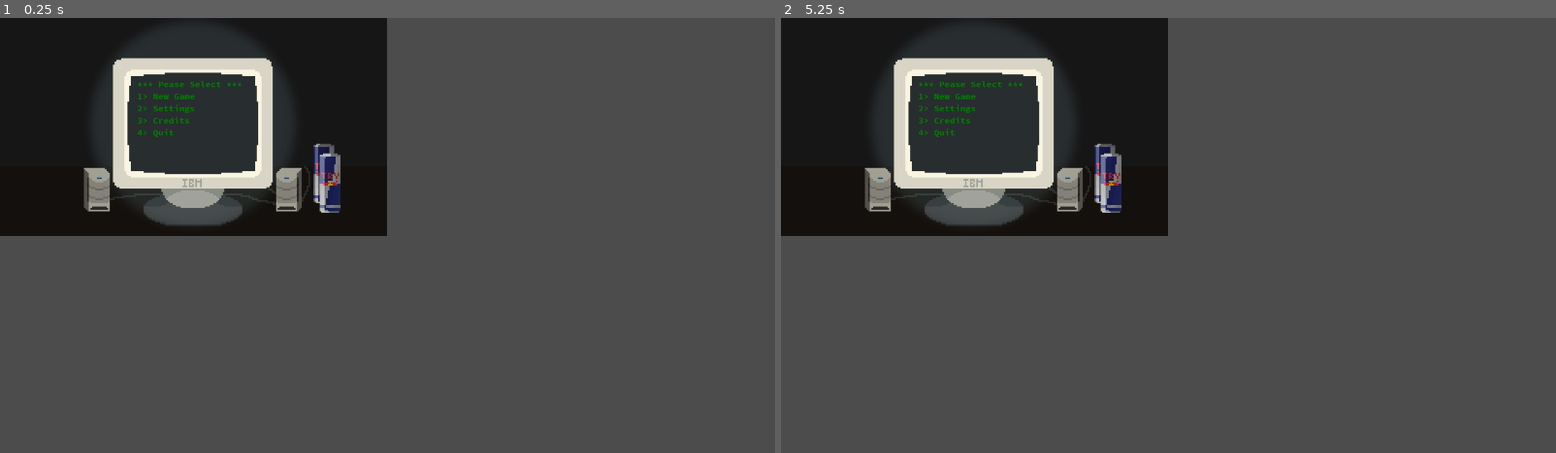
Above: before the commit, frames 1-2 (left to right).
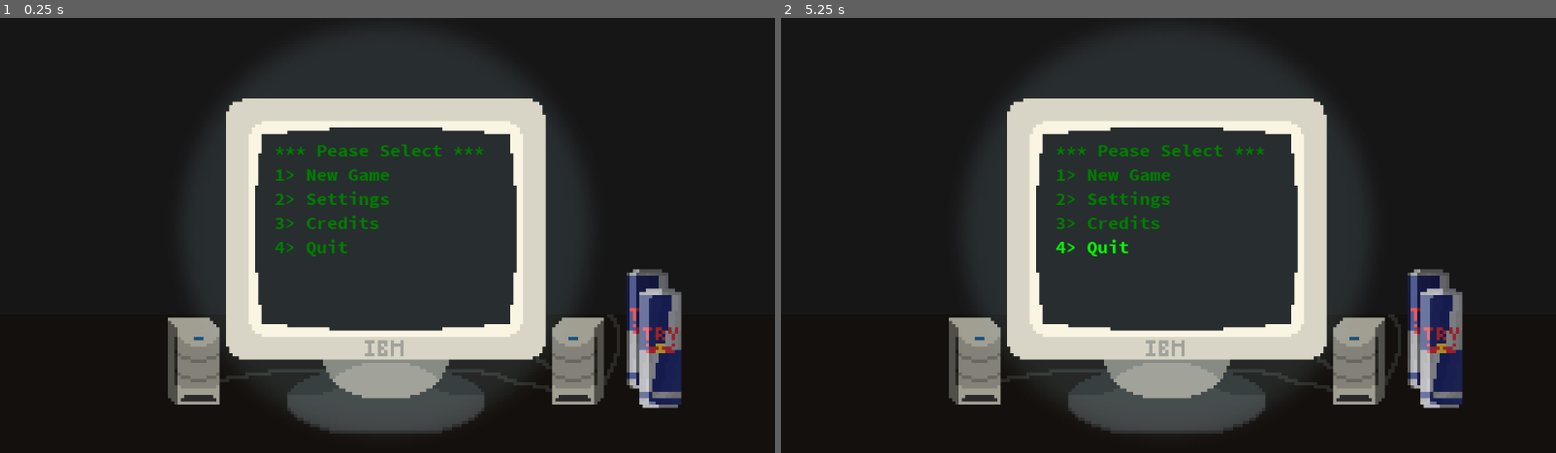
Above: after the commit, the same moments.

Repository: Redfill/LGJ2018
Game: Godot game, scene res://scenes/MainMenu.tscn
The game is run twice, just before and just after one commit, with the same random seed, the same clock (stepped at 60 frames per second) and the same inputs. Before the commit the project has no main scene; this scene is started directly in both runs.
Inputs (mouse positions are in pixels of both pictures, inside the frame that each line leads up to):
- Up to frame 1 (0.25 s): no input
- Up to frame 2 (5.25 s): tap Enter at 0.5, 2, 3.5 s; move the mouse to (1339, 213) at 0.52 s; hold Right (ui_right) 0.53-2.03 s; click (1339, 213) at 0.67 s; tap Up (ui_up) at 0.77, 1.52, 3.02, 3.77, 4.52 s; tap Space at 1.25, 2.75, 4.25 s; move the mouse to (1013, 257) at 1.27 s; move the mouse to (1246, 139) at 2.02 s; hold Left (ui_left) 2.03-2.78 s; move the mouse to (1129, 322) at 2.77 s; hold Right (ui_right) 2.78-4.28 s; click (1129, 322) at 2.92 s; move the mouse to (1401, 300) at 3.52 s; move the mouse to (936, 170) at 4.27 s; hold Left (ui_left) 4.28-5.03 s; move the mouse to (1207, 235) at 5.02 s; hold Right (ui_right) from 5.03 s (still down); click (1207, 235) at 5.17 s

The runs differ from the first frame. In frame 1, 81% of the frame differs, in the area x 0-100%, y 0-100%; in frame 2, 81%.

Commit message:
Set resolution of the project to 960x540 and made MainMenu the mainscene

Diff:
--- a/project.godot
+++ b/project.godot
@@ -11,12 +11,13 @@
 [application]
 
 config/name="Linux Game Jam 2018"
+run/main_scene="res://scenes/MainMenu.tscn"
 config/icon="res://icon.png"
 
 [display]
 
-window/size/width=1920
-window/size/height=1080
+window/size/width=960
+window/size/height=540
 
 [input]
 
